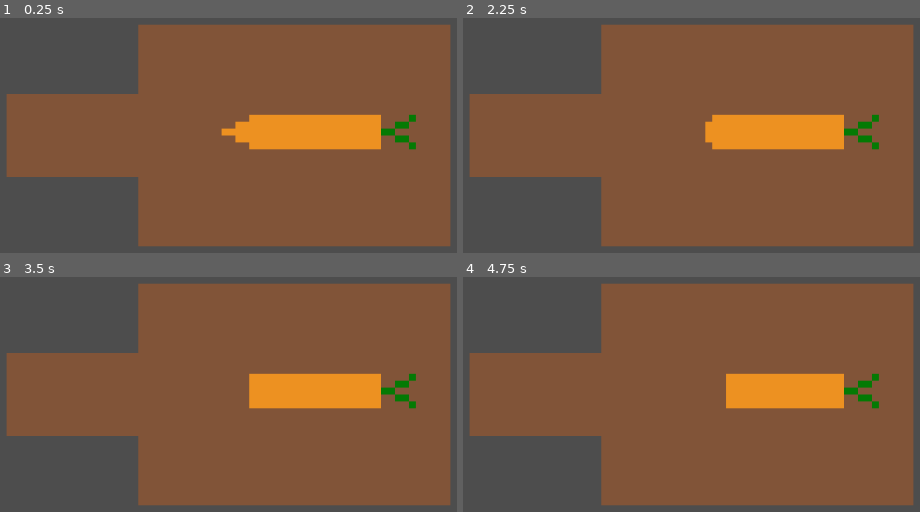
Above: before the commit, frames 1-4 (two rows, left to right).
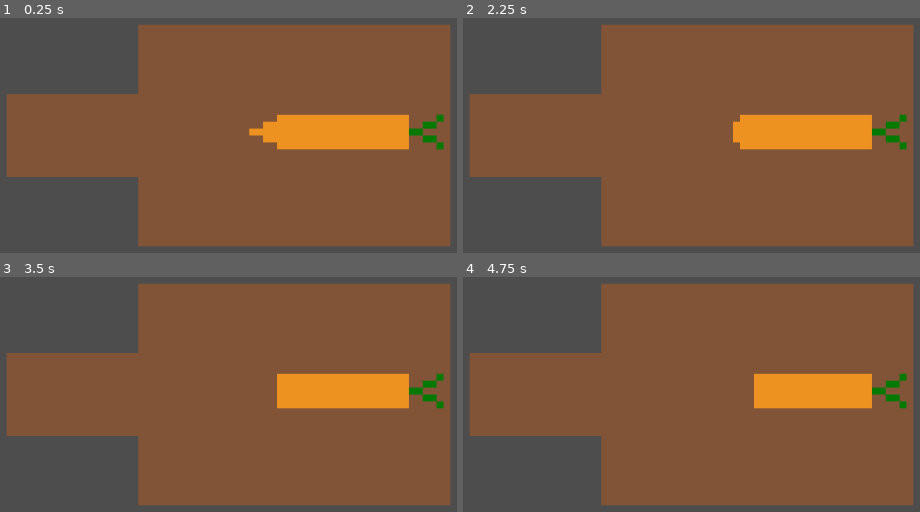
Above: after the commit, the same moments.

Repository: Dexter-Goater/gorefield
Game: Godot game, scene res://Scenes/Main.tscn
Same seed, same stepped clock (60 frames per second), same inputs: the game is played once before the commit and once after it.
Inputs (mouse positions are in pixels of both pictures, inside the frame that each line leads up to):
- Up to frame 1 (0.25 s): no input
- Up to frame 2 (2.25 s): tap Enter at 0.5, 2 s; move the mouse to (865, 112) at 0.52 s; click (865, 112) at 0.6 s; tap Space at 1.25 s; move the mouse to (531, 159) at 1.27 s; click (531, 159) at 1.35 s; move the mouse to (769, 36) at 2.02 s; click (769, 36) at 2.1 s
- Up to frame 3 (3.5 s): tap Space at 2.75 s; move the mouse to (187, 483) at 2.77 s; click (187, 483) at 2.85 s
- Up to frame 4 (4.75 s): tap Enter at 3.5 s; move the mouse to (outside the picture) at 3.52 s; click (outside the picture) at 3.6 s; tap Space at 4.25 s; move the mouse to (outside the picture) at 4.27 s; click (outside the picture) at 4.35 s

The runs differ from the first frame. In frame 1, 2.4% of the frame differs, in the area x 48-98%, y 41-57%; in frame 2, 2.4%; in frame 3, 2.4%; in frame 4, 2.4%.

Commit message:
19/05
Finished the first Minigame

Diff:
--- a/Scenes/Main.tscn
+++ b/Scenes/Main.tscn
@@ -1,9 +1,11 @@
 [gd_scene format=3 uid="uid://p4ectxskesqu"]
 
-[ext_resource type="Script" uid="uid://bo020on3tihdr" path="res://Scripts/main.gd" id="1_kln2b"]
+[ext_resource type="Script" uid="uid://bo020on3tihdr" path="res://Scripts/Minigame.gd" id="1_kln2b"]
+[ext_resource type="Script" uid="uid://bvnefw1bmvsff" path="res://Scripts/CookingMain.gd" id="1_v1gob"]
 [ext_resource type="Texture2D" uid="uid://n0p5gn8whaag" path="res://Art/2D/Lasagne/chopping board.png" id="2_rgh2o"]
 [ext_resource type="Texture2D" uid="uid://bkckcppbdyisw" path="res://Art/2D/Lasagne/carrot_sheet.png" id="3_kln2b"]
 [ext_resource type="Texture2D" uid="uid://bqt7ehmg3hcvc" path="res://Art/2D/Lasagne/onion_sheet.png" id="4_rgh2o"]
+[ext_resource type="Texture2D" uid="uid://5fxuhenkogr8" path="res://Art/2D/Lasagne/celery_sheet.png" id="5_pbw6q"]
 
 [sub_resource type="AtlasTexture" id="AtlasTexture_rgh2o"]
 atlas = ExtResource("3_kln2b")
@@ -187,6 +189,98 @@
 
 [sub_resource type="AtlasTexture" id="AtlasTexture_off7b"]
 atlas = ExtResource("4_rgh2o")
+region = Rect2(128, 256, 64, 64)
+
+[sub_resource type="AtlasTexture" id="AtlasTexture_lfh1j"]
+atlas = ExtResource("5_pbw6q")
+region = Rect2(0, 0, 64, 64)
+
+[sub_resource type="AtlasTexture" id="AtlasTexture_7sj7i"]
+atlas = ExtResource("5_pbw6q")
+region = Rect2(64, 0, 64, 64)
+
+[sub_resource type="AtlasTexture" id="AtlasTexture_semxg"]
+atlas = ExtResource("5_pbw6q")
+region = Rect2(128, 0, 64, 64)
+
+[sub_resource type="AtlasTexture" id="AtlasTexture_ep8v8"]
+atlas = ExtResource("5_pbw6q")
+region = Rect2(192, 0, 64, 64)
+
+[sub_resource type="AtlasTexture" id="AtlasTexture_3133c"]
+atlas = ExtResource("5_pbw6q")
+region = Rect2(256, 0, 64, 64)
+
+[sub_resource type="AtlasTexture" id="AtlasTexture_js5gh"]
+atlas = ExtResource("5_pbw6q")
+region = Rect2(0, 64, 64, 64)
+
+[sub_resource type="AtlasTexture" id="AtlasTexture_vvjo1"]
+atlas = ExtResource("5_pbw6q")
+region = Rect2(64, 64, 64, 64)
+
+[sub_resource type="AtlasTexture" id="AtlasTexture_yisvs"]
+atlas = ExtResource("5_pbw6q")
+region = Rect2(128, 64, 64, 64)
+
+[sub_resource type="AtlasTexture" id="AtlasTexture_rgw24"]
+atlas = ExtResource("5_pbw6q")
+region = Rect2(192, 64, 64, 64)
+
+[sub_resource type="AtlasTexture" id="AtlasTexture_5gwyn"]
+atlas = ExtResource("5_pbw6q")
+region = Rect2(256, 64, 64, 64)
+
+[sub_resource type="AtlasTexture" id="AtlasTexture_r6gtk"]
+atlas = ExtResource("5_pbw6q")
+region = Rect2(0, 128, 64, 64)
+
+[sub_resource type="AtlasTexture" id="AtlasTexture_81ldr"]
+atlas = ExtResource("5_pbw6q")
+region = Rect2(64, 128, 64, 64)
+
+[sub_resource type="AtlasTexture" id="AtlasTexture_eywpa"]
+atlas = ExtResource("5_pbw6q")
+region = Rect2(128, 128, 64, 64)
+
+[sub_resource type="AtlasTexture" id="AtlasTexture_j7e3e"]
+atlas = ExtResource("5_pbw6q")
+region = Rect2(192, 128, 64, 64)
+
+[sub_resource type="AtlasTexture" id="AtlasTexture_y2ulj"]
+atlas = ExtResource("5_pbw6q")
+region = Rect2(256, 128, 64, 64)
+
+[sub_resource type="AtlasTexture" id="AtlasTexture_t3x2a"]
+atlas = ExtResource("5_pbw6q")
+region = Rect2(0, 192, 64, 64)
+
+[sub_resource type="AtlasTexture" id="AtlasTexture_1bbis"]
+atlas = ExtResource("5_pbw6q")
+region = Rect2(64, 192, 64, 64)
+
+[sub_resource type="AtlasTexture" id="AtlasTexture_yn2g2"]
+atlas = ExtResource("5_pbw6q")
+region = Rect2(128, 192, 64, 64)
+
+[sub_resource type="AtlasTexture" id="AtlasTexture_yic5e"]
+atlas = ExtResource("5_pbw6q")
+region = Rect2(192, 192, 64, 64)
+
+[sub_resource type="AtlasTexture" id="AtlasTexture_ex7s8"]
+atlas = ExtResource("5_pbw6q")
+region = Rect2(256, 192, 64, 64)
+
+[sub_resource type="AtlasTexture" id="AtlasTexture_4clwk"]
+atlas = ExtResource("5_pbw6q")
+region = Rect2(0, 256, 64, 64)
+
+[sub_resource type="AtlasTexture" id="AtlasTexture_h2tpa"]
+atlas = ExtResource("5_pbw6q")
+region = Rect2(64, 256, 64, 64)
+
+[sub_resource type="AtlasTexture" id="AtlasTexture_nkjwg"]
+atlas = ExtResource("5_pbw6q")
 region = Rect2(128, 256, 64, 64)
 
 [sub_resource type="SpriteFrames" id="SpriteFrames_erwvk"]
@@ -338,9 +432,84 @@
 "loop": false,
 "name": &"Veg 2",
 "speed": 0.0
+}, {
+"frames": [{
+"duration": 1.0,
+"texture": SubResource("AtlasTexture_lfh1j")
+}, {
+"duration": 1.0,
+"texture": SubResource("AtlasTexture_7sj7i")
+}, {
+"duration": 1.0,
+"texture": SubResource("AtlasTexture_semxg")
+}, {
+"duration": 1.0,
+"texture": SubResource("AtlasTexture_ep8v8")
+}, {
+"duration": 1.0,
+"texture": SubResource("AtlasTexture_3133c")
+}, {
+"duration": 1.0,
+"texture": SubResource("AtlasTexture_js5gh")
+}, {
+"duration": 1.0,
+"texture": SubResource("AtlasTexture_vvjo1")
+}, {
+"duration": 1.0,
+"texture": SubResource("AtlasTexture_yisvs")
+}, {
+"duration": 1.0,
+"texture": SubResource("AtlasTexture_rgw24")
+}, {
+"duration": 1.0,
+"texture": SubResource("AtlasTexture_5gwyn")
+}, {
+"duration": 1.0,
+"texture": SubResource("AtlasTexture_r6gtk")
+}, {
+"duration": 1.0,
+"texture": SubResource("AtlasTexture_81ldr")
+}, {
+"duration": 1.0,
+"texture": SubResource("AtlasTexture_eywpa")
+}, {
+"duration": 1.0,
+"texture": SubResource("AtlasTexture_j7e3e")
+}, {
+"duration": 1.0,
+"texture": SubResource("AtlasTexture_y2ulj")
+}, {
+"duration": 1.0,
+"texture": SubResource("AtlasTexture_t3x2a")
+}, {
+"duration": 1.0,
+"texture": SubResource("AtlasTexture_1bbis")
+}, {
+"duration": 1.0,
+"texture": SubResource("AtlasTexture_yn2g2")
+}, {
+"duration": 1.0,
+"texture": SubResource("AtlasTexture_yic5e")
+}, {
+"duration": 1.0,
+"texture": SubResource("AtlasTexture_ex7s8")
+}, {
+"duration": 1.0,
+"texture": SubResource("AtlasTexture_4clwk")
+}, {
+"duration": 1.0,
+"texture": SubResource("AtlasTexture_h2tpa")
+}, {
+"duration": 1.0,
+"texture": SubResource("AtlasTexture_nkjwg")
+}],
+"loop": false,
+"name": &"Veg 3",
+"speed": 0.0
 }]
 
 [node name="Main" type="Node2D" unique_id=1107761980]
+script = ExtResource("1_v1gob")
 
 [node name="Minigame 1" type="Node2D" parent="." unique_id=102660986]
 script = ExtResource("1_kln2b")
@@ -352,7 +521,7 @@
 zoom = Vector2(10, 10)
 
 [node name="AnimatedSprite2D" type="AnimatedSprite2D" parent="Minigame 1" unique_id=841010811]
-position = Vector2(12, 0)
+position = Vector2(16, 0)
 sprite_frames = SubResource("SpriteFrames_erwvk")
-animation = &"Veg 1"
+animation = &"Veg 3"
 autoplay = "Veg 1"
--- /dev/null
+++ b/Scripts/CookingMain.gd
@@ -0,0 +1,15 @@
+extends Node2D
+@onready var current_minigame = 1
+
+# Called when the node enters the scene tree for the first time.
+func _ready() -> void:
+	pass
+
+
+# Called every frame. 'delta' is the elapsed time since the previous frame.
+func _process(delta: float) -> void:
+	if current_minigame != Globals.minigame:
+		for child in get_children(): if child.name.begins_with("Minigame"): child.visible = (child.name == "Minigame " + str(current_minigame))
+		current_minigame += 1
+		print(Globals.minigame)
+		print(current_minigame)
--- /dev/null
+++ b/Scripts/Globals.gd
@@ -0,0 +1,2 @@
+extends Node
+var minigame = 1
--- a/Scripts/main.gd
+++ b/Scripts/Minigame.gd
@@ -6,8 +6,10 @@
 
 
 func _process(delta: float) -> void:
-	if Input.is_action_just_pressed("Left Click"):
+	if Input.is_action_just_pressed("Left Click") and Globals.minigame < 2 :
 		$AnimatedSprite2D.frame += 1
 		if $AnimatedSprite2D.frame >= 22:
 			veg += 1
 			$AnimatedSprite2D.play("Veg {veg}".format({'veg':veg}))
+	if veg >= 4 and Globals.minigame < 2:
+		Globals.minigame += 1
--- a/project.godot
+++ b/project.godot
@@ -14,6 +14,10 @@
 run/main_scene="uid://p4ectxskesqu"
 config/features=PackedStringArray("4.6", "Mobile")
 config/icon="res://icon.svg"
+
+[autoload]
+
+Globals="*uid://dftjio7vuwohg"
 
 [input]
 
Binary file added: Art/2D/Lasagne/celery_sheet.png
Not shown, added: Art/2D/Lasagne/celery_sheet.png.import
Not shown, added: Scripts/CookingMain.gd.uid
Not shown, added: Scripts/Globals.gd.uid
Renamed: Scripts/main.gd.uid -> Scripts/Minigame.gd.uid
